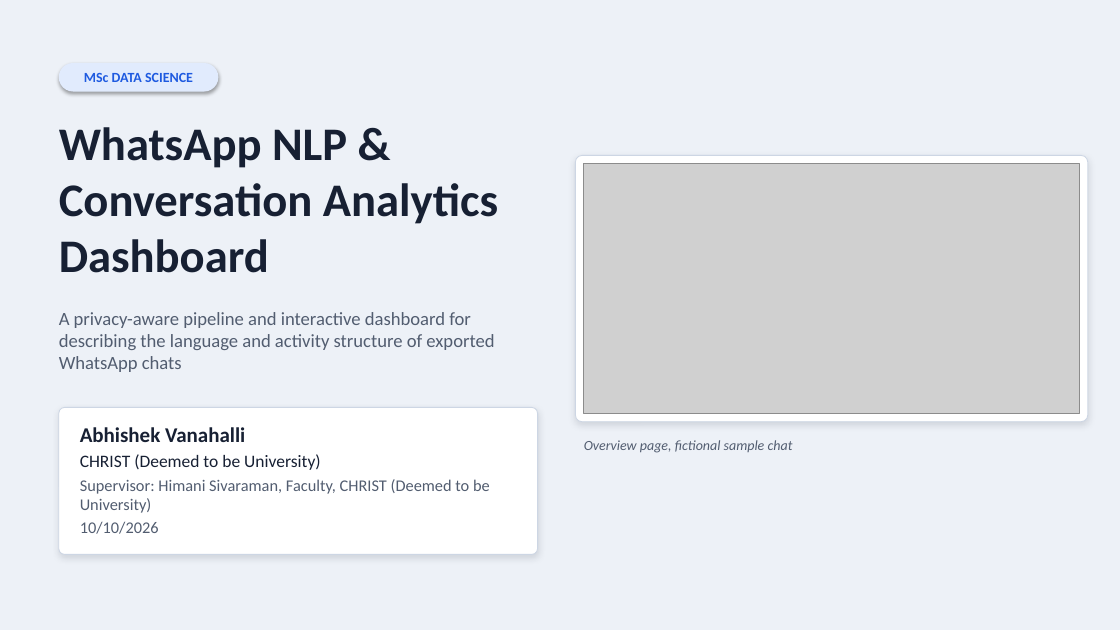
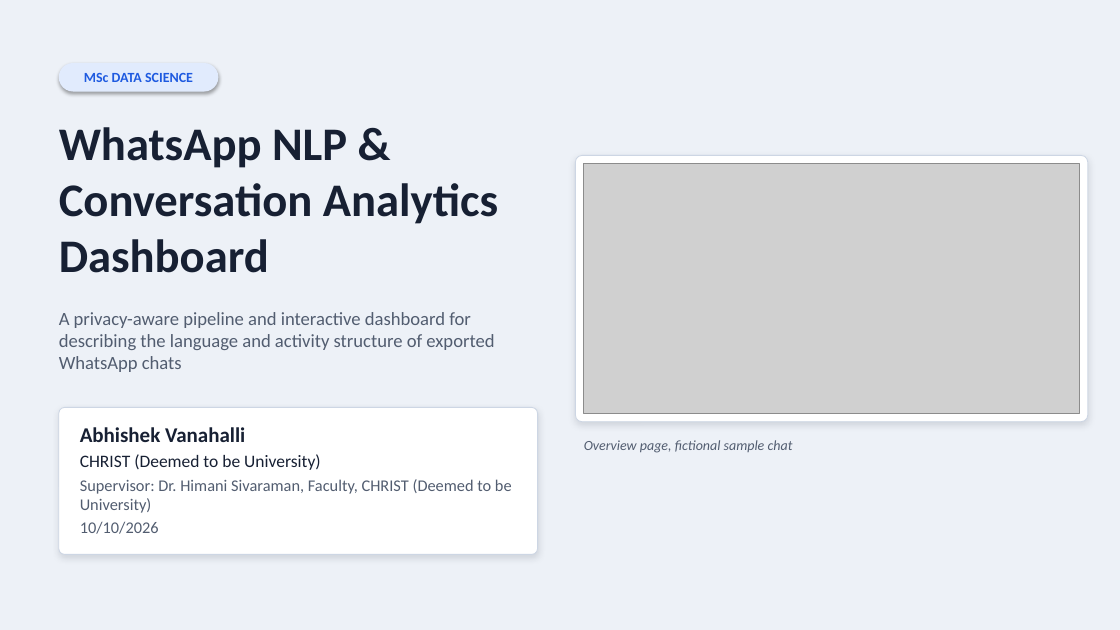
Before and after one commit to abhishekvanahalli-bit/whatsapp-nlp-conversation-analytics, a slide deck: slide 1 of presentation/WhatsApp_NLP_Conversation_Analytics_Presentation.pptx. Drawn at 1120x630 pixels with LibreOffice and Linux fonts; fonts in the diff are those of the drawing; grey boxes stand for pictures. Boxes give left, top, right and bottom in pixels: in the first picture for what was removed or moved away, otherwise in the second. Text is boxed around its words. In the diff, an @@ line names an element or a change of style, - is before the commit and + after.

```diff
--- a/presentation/WhatsApp_NLP_Conversation_Analytics_Presentation.pptx
+++ b/presentation/WhatsApp_NLP_Conversation_Analytics_Presentation.pptx
@@ text at (80, 479, 512, 513): text changed @@
-Supervisor: Himani Sivaraman, Faculty, CHRIST (Deemed to be University)
+Supervisor: Dr. Himani Sivaraman, Faculty, CHRIST (Deemed to be University)
```
Also in this commit, not shown: 4 other files.
